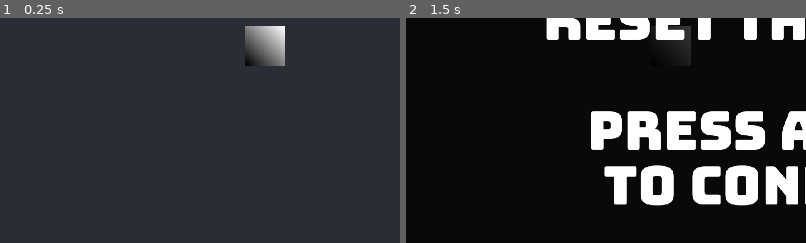
Above: before the commit, frames 1-2 (left to right).
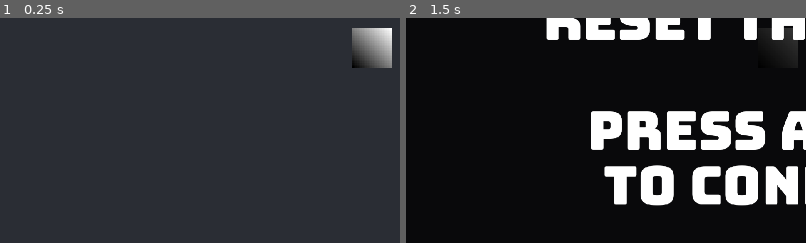
Above: after the commit, the same moments.

Repository: tm-nielsen/arcade-jam-2024
Game: Godot game, scene res://scenes/root.tscn
Two runs of this game, one before a commit and one after it. Both use one fixed random seed, a clock stepped at 60 frames per second and the inputs below.
Inputs (mouse positions are % of the whole screen's width and height, from its top left):
- Up to frame 1 (0.25 s): no input
- Up to frame 2 (1.5 s): tap Enter at 0.5 s; move the mouse to (72, 45) at 0.52 s; tap 1 (select_1_player) at 0.6 s; tap Space at 1.25 s; move the mouse to (30, 55) at 1.27 s; tap 2 (select_2_players) at 1.35 s
The pictures show only the part of the screen within x 4-54%, y 43-93%; the shares and areas given below are measured in that part.

The runs differ from the first frame. In frame 1, 3.1% of the frame differs, in the area x 61-98%, y 3-23%; in frame 2, 0.6%.

Commit message:
Added basic coin throwing

Diff:
--- a/project.godot
+++ b/project.godot
@@ -150,6 +150,17 @@
 ]
 }
 
+[layer_names]
+
+2d_physics/layer_1="Default"
+2d_physics/layer_2="Player"
+2d_physics/layer_3="Coins"
+2d_physics/layer_4="Enemies"
+
+[physics]
+
+2d/default_gravity=0.0
+
 [rendering]
 
 renderer/rendering_method="gl_compatibility"
--- a/scenes/game.tscn
+++ b/scenes/game.tscn
@@ -1,6 +1,21 @@
-[gd_scene load_steps=2 format=3 uid="uid://bni3066uriymy"]
+[gd_scene load_steps=6 format=3 uid="uid://bni3066uriymy"]
 
 [ext_resource type="PackedScene" uid="uid://dp7ps7ubbnqp8" path="res://scenes/prefabs/player.tscn" id="1_xvq7o"]
+
+[sub_resource type="WorldBoundaryShape2D" id="WorldBoundaryShape2D_1g13r"]
+normal = Vector2(0, 1)
+distance = -135.0
+
+[sub_resource type="WorldBoundaryShape2D" id="WorldBoundaryShape2D_p15po"]
+distance = -135.0
+
+[sub_resource type="WorldBoundaryShape2D" id="WorldBoundaryShape2D_15rel"]
+normal = Vector2(1, 0)
+distance = -240.0
+
+[sub_resource type="WorldBoundaryShape2D" id="WorldBoundaryShape2D_rjfb1"]
+normal = Vector2(-1, 0)
+distance = -240.0
 
 [node name="Game" type="Node2D"]
 
@@ -17,3 +32,17 @@
 [node name="Player2" parent="." instance=ExtResource("1_xvq7o")]
 position = Vector2(64, 0)
 player_number = 2
+
+[node name="Walls" type="StaticBody2D" parent="."]
+
+[node name="Top" type="CollisionShape2D" parent="Walls"]
+shape = SubResource("WorldBoundaryShape2D_1g13r")
+
+[node name="Bottom" type="CollisionShape2D" parent="Walls"]
+shape = SubResource("WorldBoundaryShape2D_p15po")
+
+[node name="Left" type="CollisionShape2D" parent="Walls"]
+shape = SubResource("WorldBoundaryShape2D_15rel")
+
+[node name="Right" type="CollisionShape2D" parent="Walls"]
+shape = SubResource("WorldBoundaryShape2D_rjfb1")
--- /dev/null
+++ b/scenes/prefabs/coin.tscn
@@ -0,0 +1,31 @@
+[gd_scene load_steps=5 format=3 uid="uid://cy841wa2co1r1"]
+
+[sub_resource type="PhysicsMaterial" id="PhysicsMaterial_laooj"]
+friction = 0.0
+bounce = 1.1
+
+[sub_resource type="CircleShape2D" id="CircleShape2D_w8otl"]
+radius = 6.0
+
+[sub_resource type="Gradient" id="Gradient_hsc8e"]
+
+[sub_resource type="GradientTexture2D" id="GradientTexture2D_sgo3f"]
+gradient = SubResource("Gradient_hsc8e")
+width = 12
+height = 12
+fill_from = Vector2(0.477064, 0.440367)
+fill_to = Vector2(0.738532, 0.587156)
+
+[node name="Coin" type="RigidBody2D"]
+position = Vector2(64, 0)
+collision_layer = 4
+collision_mask = 15
+physics_material_override = SubResource("PhysicsMaterial_laooj")
+gravity_scale = 0.0
+linear_damp = 5.0
+
+[node name="CollisionShape2D" type="CollisionShape2D" parent="."]
+shape = SubResource("CircleShape2D_w8otl")
+
+[node name="Sprite2D" type="Sprite2D" parent="."]
+texture = SubResource("GradientTexture2D_sgo3f")
--- a/scenes/prefabs/player.tscn
+++ b/scenes/prefabs/player.tscn
@@ -1,6 +1,8 @@
-[gd_scene load_steps=5 format=3 uid="uid://dp7ps7ubbnqp8"]
+[gd_scene load_steps=7 format=3 uid="uid://dp7ps7ubbnqp8"]
 
 [ext_resource type="Script" path="res://scripts/character_controller.gd" id="1_1n8l4"]
+[ext_resource type="Script" path="res://scripts/coin_thrower.gd" id="2_h16os"]
+[ext_resource type="PackedScene" uid="uid://cy841wa2co1r1" path="res://scenes/prefabs/coin.tscn" id="3_kj3n7"]
 
 [sub_resource type="CircleShape2D" id="CircleShape2D_bom63"]
 radius = 12.0
@@ -13,12 +15,12 @@
 height = 24
 fill_from = Vector2(0, 1)
 
-[node name="Player" type="CharacterBody2D" node_paths=PackedStringArray("dash_timer")]
-position = Vector2(-64, -1)
+[node name="Player" type="CharacterBody2D" node_paths=PackedStringArray("dash_timer", "coin_thrower")]
+collision_layer = 2
+collision_mask = 15
 script = ExtResource("1_1n8l4")
-dash_initial_acceleration = 200.0
-dash_speed = 600.0
 dash_timer = NodePath("DashTimer")
+coin_thrower = NodePath("CoinThrower")
 
 [node name="CollisionShape2D" type="CollisionShape2D" parent="."]
 shape = SubResource("CircleShape2D_bom63")
@@ -29,3 +31,7 @@
 [node name="DashTimer" type="Timer" parent="."]
 wait_time = 0.2
 one_shot = true
+
+[node name="CoinThrower" type="Node2D" parent="."]
+script = ExtResource("2_h16os")
+coin_prefab = ExtResource("3_kj3n7")
--- a/scripts/character_controller.gd
+++ b/scripts/character_controller.gd
@@ -1,13 +1,19 @@
 extends CharacterBody2D
 
-enum PlayerState {NEUTRAL, DASHING, DAMAGED}
+enum PlayerState {NEUTRAL, DASHING, THROWING, DAMAGED}
 
 @export_range(1, 2) var player_number: int = 1
 @export var acceleration: float = 40
 @export var movement_speed: float = 200
+
+@export_subgroup("dash", "dash")
 @export var dash_initial_acceleration: float = 200
-@export var dash_speed: float = 600
+@export var dash_movement_speed: float = 600
 @export var dash_timer: Timer
+
+@export_subgroup("throwing")
+@export var coin_thrower: CoinThrower
+@export var aiming_movement_speed: float = 60
 
 var state: PlayerState
 
@@ -16,40 +22,62 @@
   if player_number > PlayerCountSelector.playerCount:
     queue_free()
   dash_timer.timeout.connect(_on_dash_timer_timeout)
+  coin_thrower.aiming_started.connect(_on_aiming_started)
+  coin_thrower.coin_thrown.connect(_on_coin_thrown)
 
 
 func _physics_process(_delta):
-  var input_direction := get_input_direction()
+  var input_direction := get_numbered_input_direction()
+  coin_thrower.process(input_direction, is_numbered_action_pressed("throw"))
 
   if input_direction != Vector2.ZERO:
     velocity += acceleration * input_direction
 
-    var maximum_speed = dash_speed if state == PlayerState.DASHING else movement_speed
+    var maximum_speed = get_maximum_speed()
     velocity = _clamp_vector_length(velocity, maximum_speed)
   else:
     velocity = Vector2.ZERO
 
   if is_numbered_action_just_pressed("dash") && state == PlayerState.NEUTRAL:
     state = PlayerState.DASHING
+    coin_thrower.disable()
     velocity += input_direction * dash_initial_acceleration
     dash_timer.start()
 
   move_and_slide()
 
 
-func _clamp_vector_length(v: Vector2, limit: float) -> Vector2:
-  if v.length() > limit:
-    return v.normalized() * limit
-  return v
+func get_maximum_speed() -> float:
+  if coin_thrower.is_aiming:
+    return aiming_movement_speed
+  if state == PlayerState.DASHING:
+    return dash_movement_speed
+  return movement_speed
 
 
-func get_input_direction() -> Vector2:
+func _on_aiming_started():
+  pass
+
+func _on_coin_thrown():
+  pass
+
+
+func _on_dash_timer_timeout():
+  if state == PlayerState.DASHING:
+    state = PlayerState.NEUTRAL
+    coin_thrower.enable()
+
+
+func get_numbered_input_direction() -> Vector2:
   var vertical_input_direction = _get_numbered_input_axis("up", "down")
   var horizontal_input_direction = _get_numbered_input_axis("left", "right")
   return Vector2(horizontal_input_direction, vertical_input_direction).normalized()
 
 func is_numbered_action_just_pressed(simple_name: String) -> bool:
   return Input.is_action_just_pressed(_get_input_name(simple_name))
+
+func is_numbered_action_pressed(simple_name: String) -> bool:
+  return Input.is_action_pressed(_get_input_name(simple_name))
 
 func _get_numbered_input_axis(negative_action: String, positive_action: String) -> float:
   var negative_action_name = _get_input_name(negative_action)
@@ -60,6 +88,7 @@
   return ("p%d_" % player_number) + simple_name
 
 
-func _on_dash_timer_timeout():
-  if state == PlayerState.DASHING:
-    state = PlayerState.NEUTRAL
+func _clamp_vector_length(v: Vector2, limit: float) -> Vector2:
+  if v.length() > limit:
+    return v.normalized() * limit
+  return v
--- /dev/null
+++ b/scripts/coin_thrower.gd
@@ -0,0 +1,45 @@
+class_name CoinThrower
+extends Node2D
+
+signal aiming_started
+signal coin_thrown
+
+enum ThrowerState {CAN_THROW, AIMING, DISABLED}
+
+@export var coin_prefab: PackedScene
+@export var throw_speed: float = 800
+@export var throw_offset: float = 20
+
+var is_aiming: get = get_is_aiming
+var state: ThrowerState
+
+
+func process(input_direction: Vector2, is_throw_pressed: bool):
+  if is_throw_pressed:
+    if state == ThrowerState.CAN_THROW:
+      state = ThrowerState.AIMING
+      aiming_started.emit()
+
+  elif state == ThrowerState.AIMING && input_direction:
+    throw_coin(input_direction)
+
+func throw_coin(direction: Vector2):
+  var new_coin: RigidBody2D = coin_prefab.instantiate()
+  add_child(new_coin)
+
+  new_coin.top_level = true
+  new_coin.position = global_position + direction * throw_offset;
+  new_coin.linear_velocity = direction * throw_speed
+
+  state = ThrowerState.CAN_THROW
+  coin_thrown.emit()
+
+
+func get_is_aiming() -> bool:
+  return state == ThrowerState.AIMING
+
+func disable():
+  state = ThrowerState.DISABLED
+
+func enable():
+  state = ThrowerState.CAN_THROW
